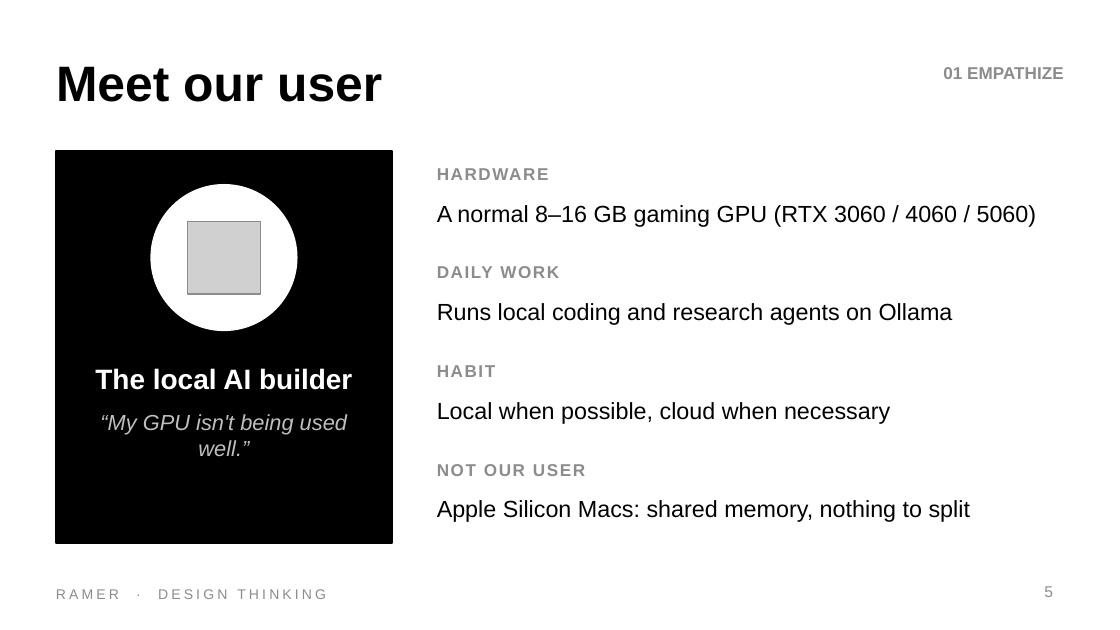
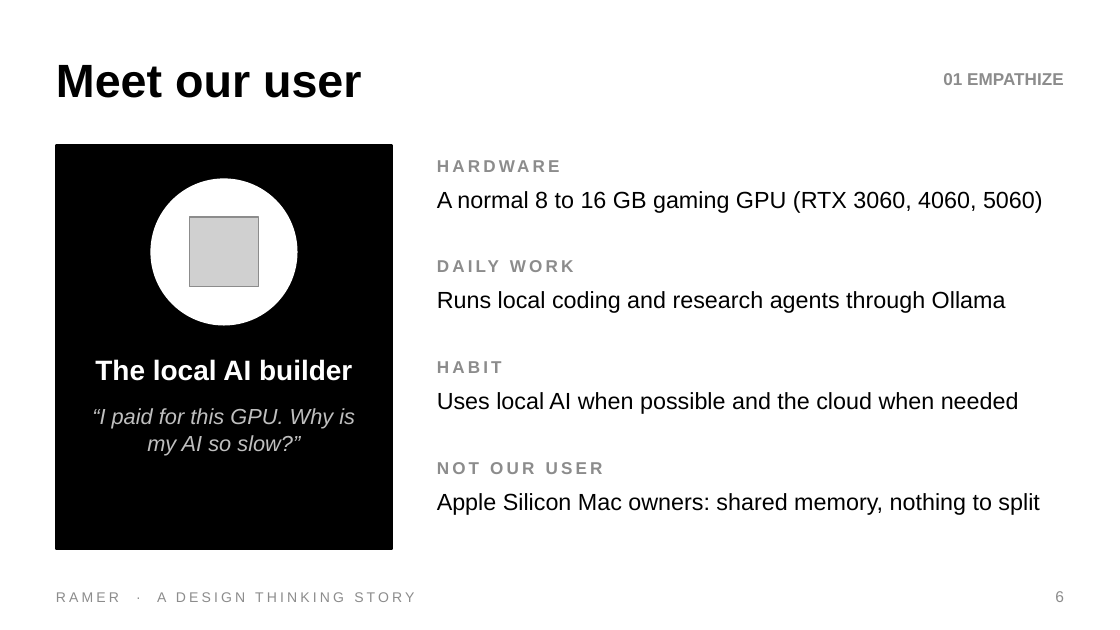
Before and after one commit to DrNeel11/tvarin, a slide deck: slide 6 of docs/Ramer_Design_Thinking.pptx (slide 5 before the commit). Drawn at 1120x630 pixels with LibreOffice and Linux fonts; fonts in the diff are those of the drawing; grey boxes stand for pictures. Boxes give left, top, right and bottom in pixels: in the first picture for what was removed or moved away, otherwise in the second. Text is boxed around its words. In the diff, an @@ line names an element or a change of style, - is before the commit and + after.

```diff
--- a/docs/Ramer_Design_Thinking.pptx
+++ b/docs/Ramer_Design_Thinking.pptx
@@ text "Meet our user" at (56, 65, 361, 98): size 32 to 30 pt @@
@@ text "01 EMPATHIZE" at (943, 73, 1063, 85): less space between paragraphs @@
@@ rectangle: place and size @@
-rectangle at (56, 151, 392, 543)
+rectangle at (56, 146, 392, 549)
@@ rectangle at (56, 146, 392, 549): outline #000000 1 pt to #000000 1.5 pt @@
@@ ellipse: place and size @@
-ellipse at (151, 185, 297, 330)
+ellipse at (151, 179, 297, 325)
@@ letter spacing 1 to 2 pt in 4 elements at (437, 462, 603, 474), (437, 361, 502, 373), (437, 252, 1064, 280), (437, 151, 1064, 179) @@
@@ text at (437, 191, 1043, 213): text changed @@
-A normal 8–16 GB gaming GPU (RTX 3060 / 4060 / 5060)
+A normal 8 to 16 GB gaming GPU (RTX 3060, 4060, 5060)
@@ picture: place and size @@
-picture at (188, 222, 261, 295)
+picture at (189, 217, 259, 287)
@@ text at (437, 291, 1006, 313): text changed @@
-Runs local coding and research agents on Ollama
+Runs local coding and research agents through Ollama
@@ text "The local AI builder": place and size @@
-text "The local AI builder" at (95, 368, 352, 390)
+text "The local AI builder" at (95, 359, 352, 381)
@@ vertical alignment middle to top in 4 elements at (437, 191, 1043, 213), (437, 291, 1006, 313), (437, 493, 1039, 515), (437, 392, 1019, 414) @@
@@ text added at (92, 408, 355, 455), 14 pt, text #BFBFBF, italic @@
+“I paid for this GPU. Why is my AI so slow?”
@@ text removed at (100, 414, 347, 456) @@
-“My GPU isn't being used well.”
@@ text at (437, 392, 1019, 414): text changed @@
-Local when possible, cloud when necessary
+Uses local AI when possible and the cloud when needed
@@ text at (437, 493, 1039, 515): text changed @@
-Apple Silicon Macs: shared memory, nothing to split
+Apple Silicon Mac owners: shared memory, nothing to split
@@ text removed at (56, 589, 326, 599) @@
-RAMER · DESIGN THINKING
@@ text added at (56, 592, 414, 602), 9 pt, text #8C8C8C @@
+RAMER · A DESIGN THINKING STORY
@@ page number removed at (1044, 586, 1053, 597) @@
-5
@@ text added at (1055, 591, 1064, 602), 10 pt, text #8C8C8C @@
+6
```
Also in this commit, not shown: 9 other slides changed, 11 slides added, 6 slides removed.
